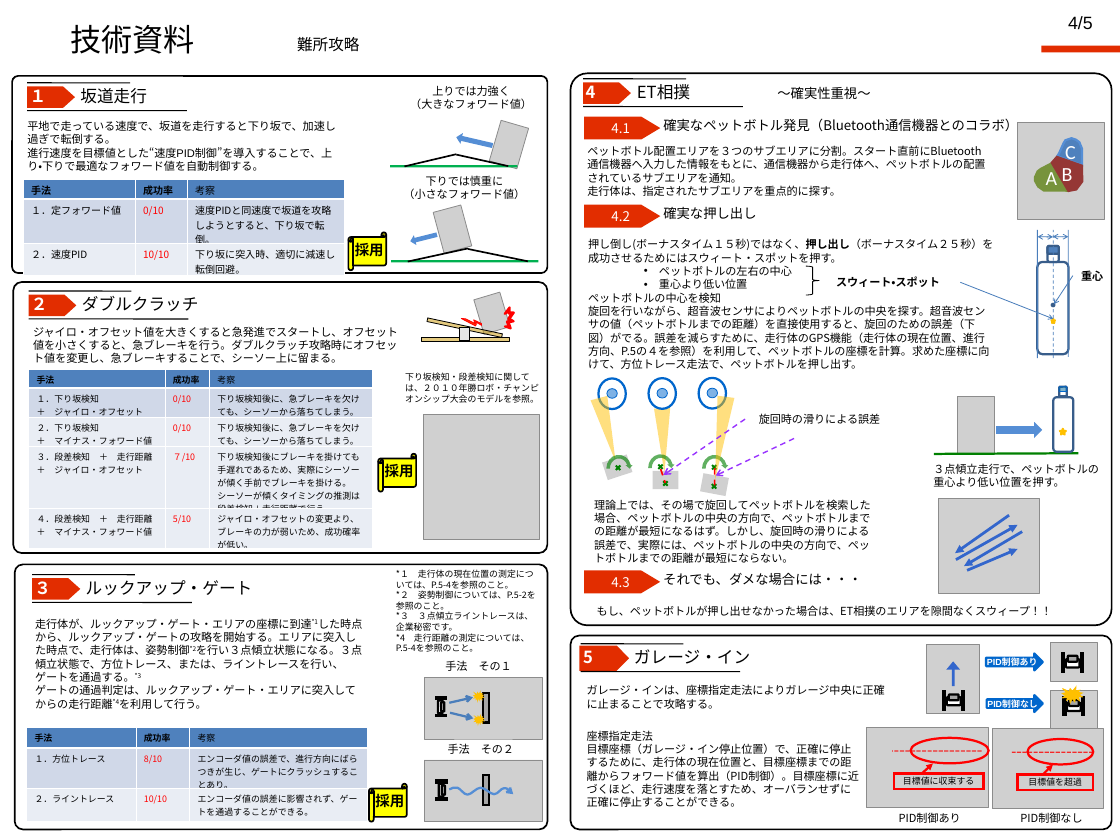
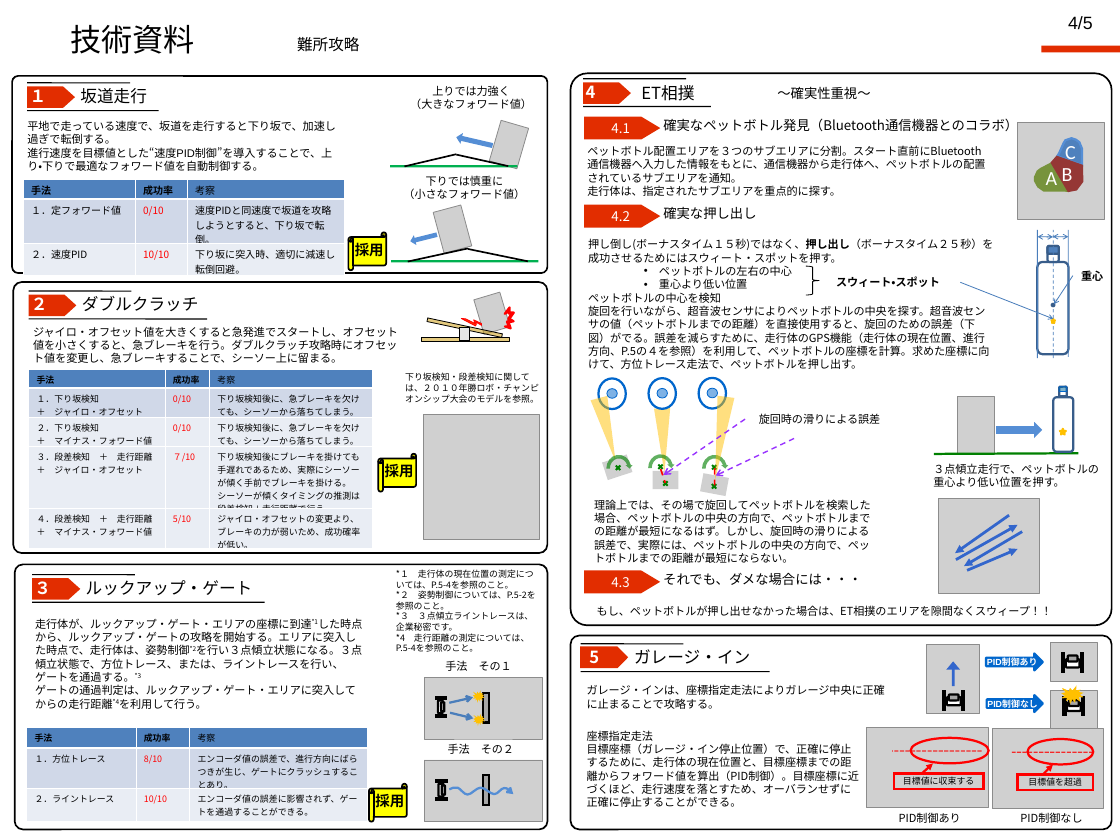
Before and after one commit to jrits/model2011, a slide deck: slide 1 of model_4/222_hamarobo_model_4.ppt. Drawn at 1120x840 pixels with LibreOffice and Linux fonts; fonts in the diff are those of the drawing; grey boxes stand for pictures; background and template pictures are left out. Boxes give left, top, right and bottom in pixels: in the first picture for what was removed or moved away, otherwise in the second. Text is boxed around its words. In the diff, an @@ line names an element or a change of style, - is before the commit and + after.

```diff
--- a/model_4/222_hamarobo_model_4.ppt
+++ b/model_4/222_hamarobo_model_4.ppt
@@ text "ET相撲": place and size @@
-text "ET相撲" at (637,84,690,100)
+text "ET相撲" at (641,85,694,101)
@@ line moved from (27, 110) - (187, 110) to (27, 110) - (158, 110) @@
@@ line moved from (583, 106) - (743, 106) to (583, 106) - (711, 106) @@
@@ line moved from (29, 319) - (188, 319) to (29, 319) - (207, 319) @@
@@ line moved from (32, 602) - (192, 602) to (32, 602) - (265, 602) @@
@@ text "5": place and size @@
-text "5" at (583,650,593,664)
+text "5" at (589,646,599,663)
@@ freeform shape at (580,646,628,668): outline redrawn @@
@@ line moved from (581, 671) - (740, 672) to (581, 672) - (770, 672) @@
```
Also in this commit, not shown: 1 other file.
